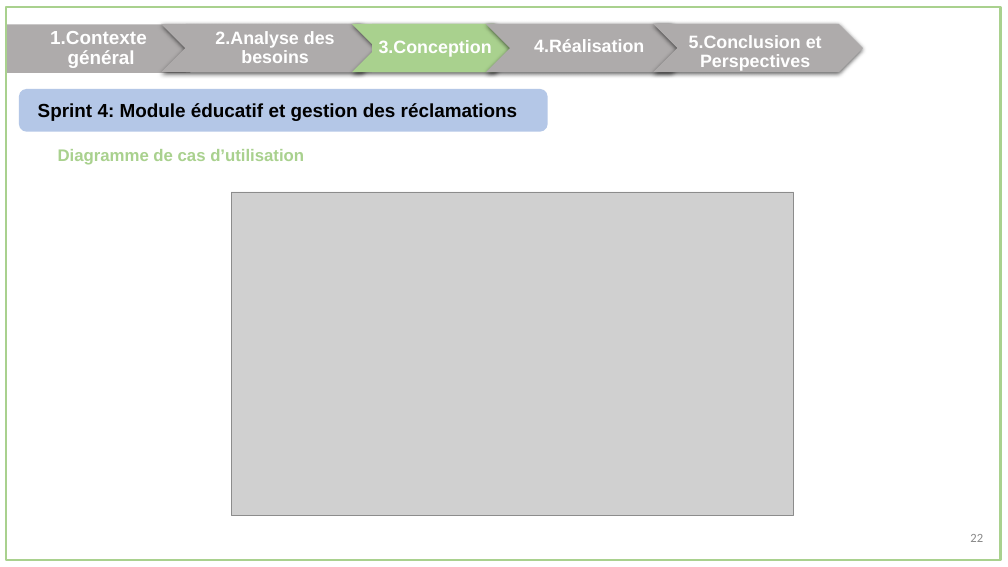
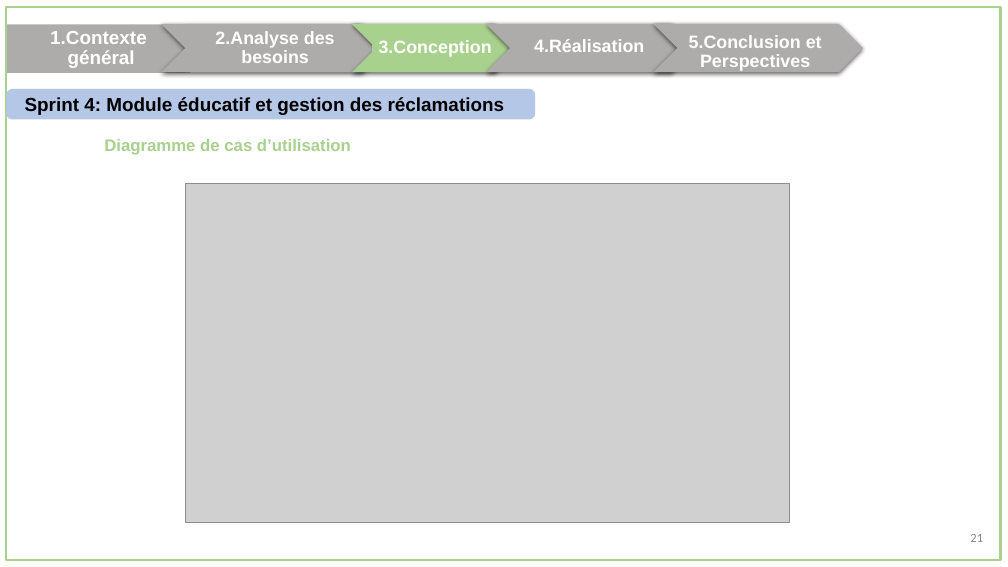
Before and after one commit to oussema1-hub/Rapport-Conception, a slide deck: slide 23 of presentation.pptx (slide 24 before the commit). Drawn at 1008x567 pixels with LibreOffice and Linux fonts; fonts in the diff are those of the drawing; grey boxes stand for pictures. Boxes give left, top, right and bottom in pixels: in the first picture for what was removed or moved away, otherwise in the second. Text is boxed around its words. In the diff, an @@ line names an element or a change of style, - is before the commit and + after.

```diff
--- a/presentation.pptx
+++ b/presentation.pptx
@@ rounded rectangle "Sprint 4: Module éducatif et ...": place and size @@
-rounded rectangle "Sprint 4: Module éducatif et ..." at <box>20,90,547,131</box>
+rounded rectangle "Sprint 4: Module éducatif et ..." at <box>8,90,535,119</box>
@@ text "Diagramme de cas d’utilisation": place and size @@
-text "Diagramme de cas d’utilisation" at <box>58,149,304,165</box>
+text "Diagramme de cas d’utilisation" at <box>104,139,351,155</box>
@@ picture: place and size @@
-picture at <box>231,192,794,516</box>
+picture at <box>186,183,789,522</box>
@@ text at <box>970,534,983,542</box>: text changed @@
-22
+21
```
Also in this commit, not shown: 29 other slides changed, 2 slides removed, 1 other file.
